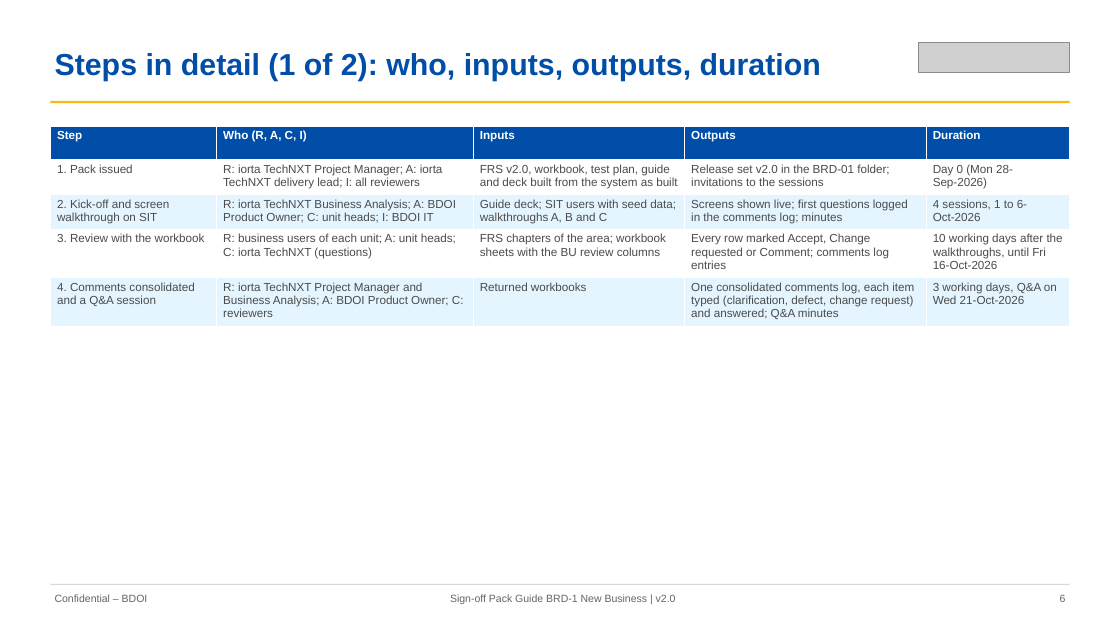
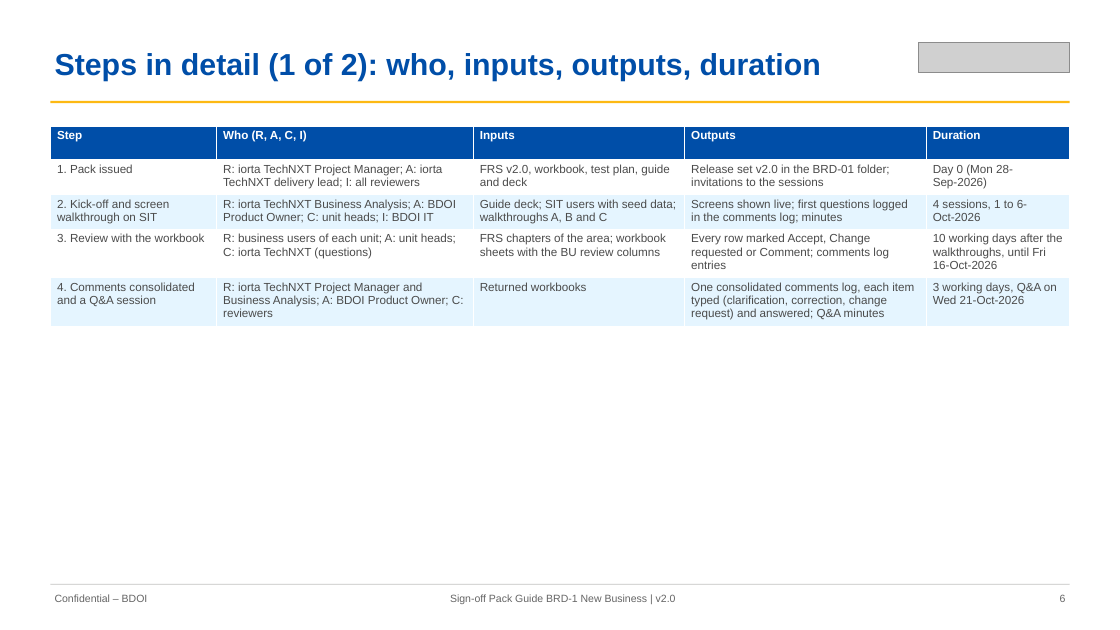
Before and after one commit to IortaTexhNXT-DEV/FinVerse, a slide deck: slide 6 of docs/deliverables/out/Drop-1_Transactional/BRD-01_New_Business/01_BIBS_GuideDeck_BRD-01_New_Business_v2.0.pptx. Drawn at 1120x630 pixels with LibreOffice and Linux fonts; fonts in the diff are those of the drawing; grey boxes stand for pictures. Boxes give left, top, right and bottom in pixels: in the first picture for what was removed or moved away, otherwise in the second. Text is boxed around its words. In the diff, an @@ line names an element or a change of style, - is before the commit and + after.

```diff
--- a/docs/deliverables/out/Drop-1_Transactional/BRD-01_New_Business/01_BIBS_GuideDeck_BRD-01_New_Business_v2.0.pptx
+++ b/docs/deliverables/out/Drop-1_Transactional/BRD-01_New_Business/01_BIBS_GuideDeck_BRD-01_New_Business_v2.0.pptx
@@ table at <box>50,126,1071,324</box> @@
-row 2, column 3: FRS v2.0, workbook, test plan, guide and deck built from the system as built
+row 2, column 3: FRS v2.0, workbook, test plan, guide and deck
-row 5, column 4: One consolidated comments log, each item typed (clarification, defect, change request) and answered; Q&A minutes
+row 5, column 4: One consolidated comments log, each item typed (clarification, correction, change request) and answered; Q&A minutes
```
Also in this commit, not shown: 11 other slides changed, 30 other files.
